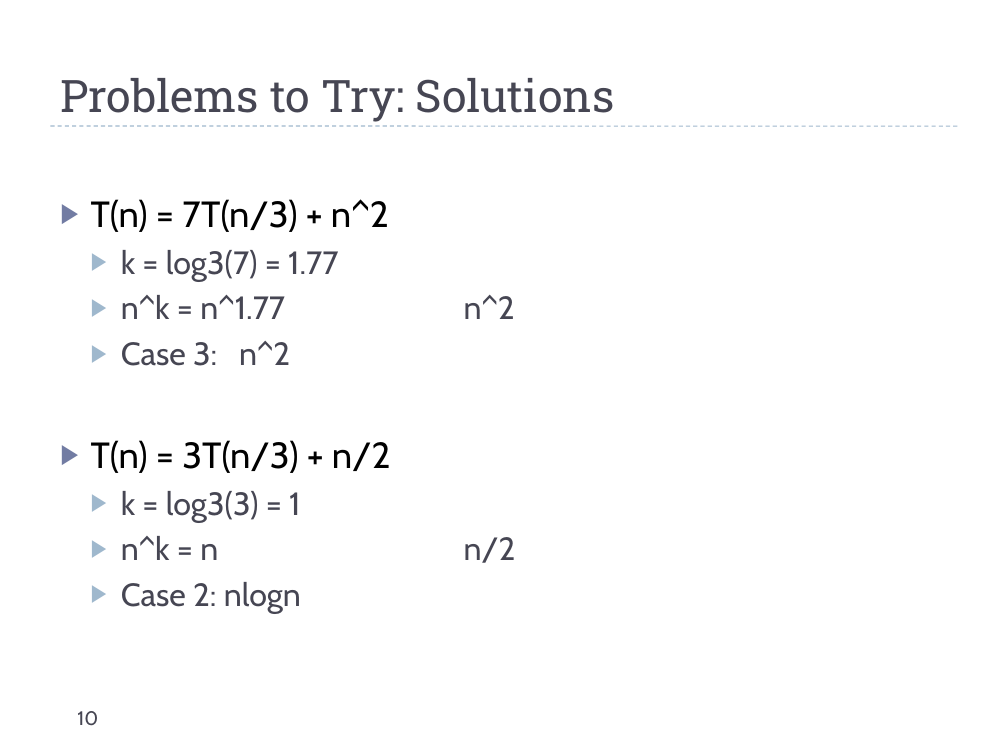
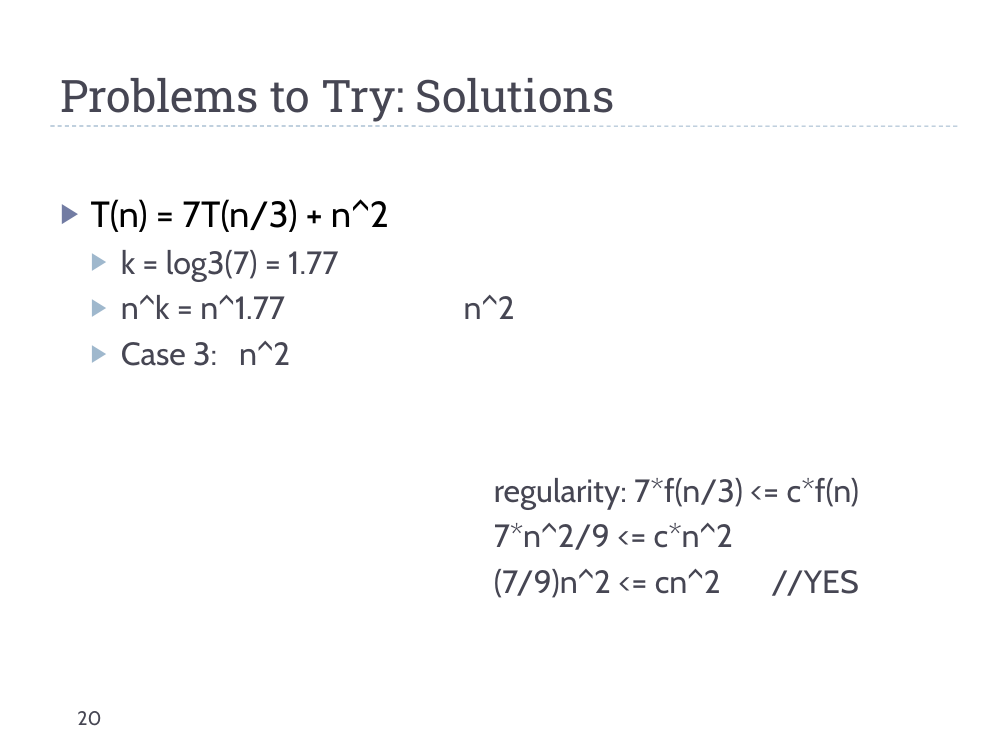
Before and after one commit to uva-cs/cs4102-f21, a slide deck: slide 20 of slides/recurrences_live.pptx (slide 10 before the commit). Drawn at 1008x756 pixels with LibreOffice and Linux fonts; fonts in the diff are those of the drawing. Boxes give left, top, right and bottom in pixels: in the first picture for what was removed or moved away, otherwise in the second. Text is boxed around its words. In the diff, an @@ line names an element or a change of style, - is before the commit and + after.

Commit message:
new slides

```diff
--- a/slides/recurrences_live.pptx
+++ b/slides/recurrences_live.pptx
@@ text at [494,478,859,598]: text changed @@
-▶ T(n) = 3T(n/3) + n/2
-  ▶ k = log3(3) = 1
-  ▶ n^k = n n/2
-  ▶ Case 2: nlogn
+  regularity: 7*f(n/3) <= c*f(n)
+  7*n^2/9 <= c*n^2
+  (7/9)n^2 <= cn^2 //YES
@@ page number at [77,711,101,726]: text changed @@
-10
+20
```
Also in this commit, not shown: 2 other slides changed, 13 slides added, 1 slide removed, 1 other file.
